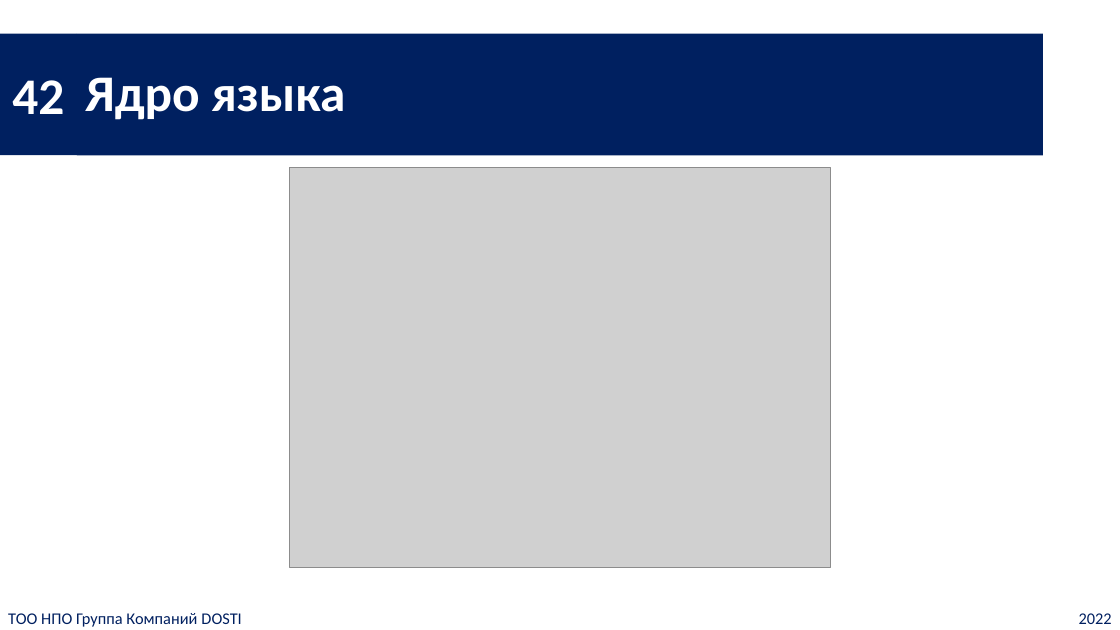
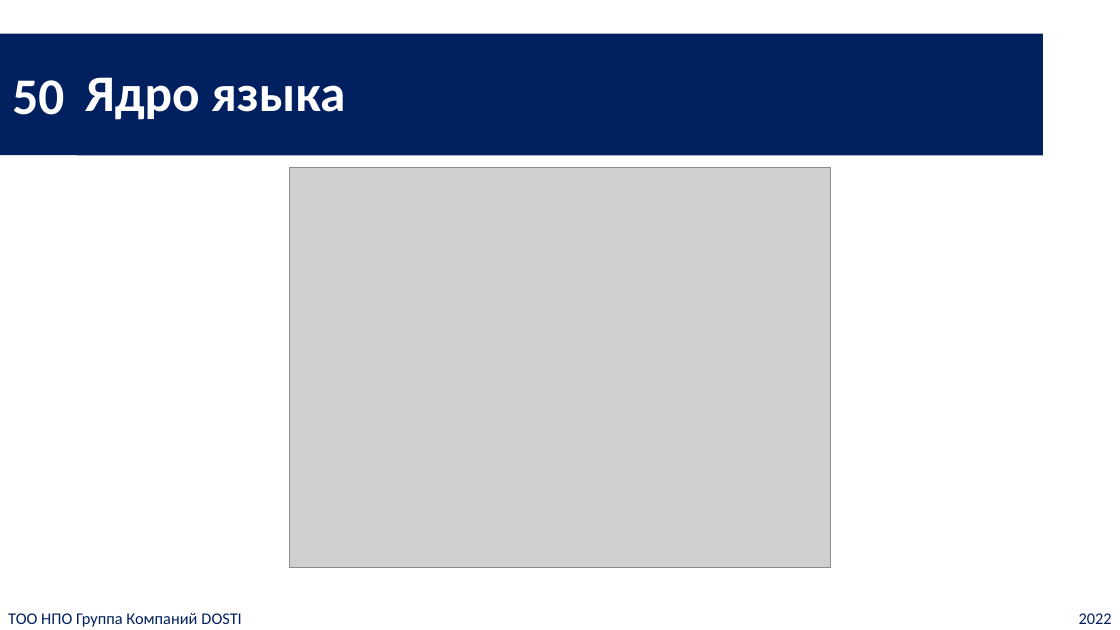
Before and after one commit to ic-dosti/CourseCShJunior, a slide deck: slide 50 of slides-ru/main_ru.pptx. Drawn at 1120x630 pixels with LibreOffice and Linux fonts; fonts in the diff are those of the drawing; grey boxes stand for pictures. Boxes give left, top, right and bottom in pixels: in the first picture for what was removed or moved away, otherwise in the second. Text is boxed around its words. In the diff, an @@ line names an element or a change of style, - is before the commit and + after.

```diff
--- a/slides-ru/main_ru.pptx
+++ b/slides-ru/main_ru.pptx
@@ text in rectangle at <box>12,80,64,115</box>: text changed @@
-42
+50
```
Also in this commit, not shown: 8 other slides changed, 1 slide added, 1 other file.
